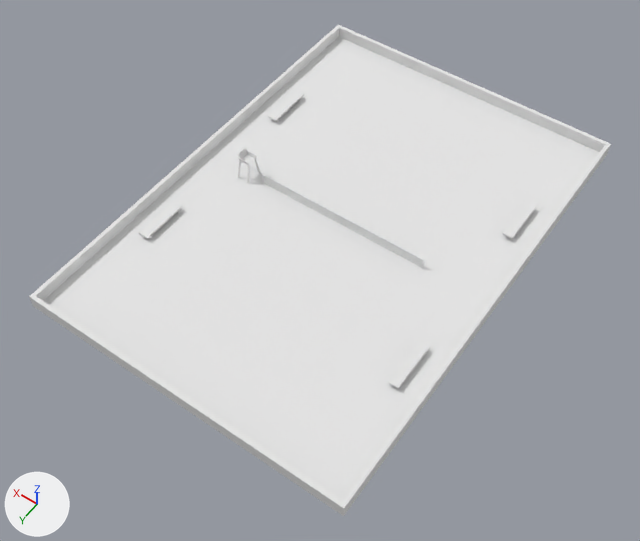
Renders of the OBJ model ProyectoTenis/Models/cancha_tenis.obj from each side of a commit.
One viewpoint serves both versions: a 50 mm lens placed at (-23.4, 35.3, 48.7), pointed at (-0.7, 3.4, -1.3). The axes (+X, +Y, +Z) are drawn at lower left. The lights are the same throughout. The older version comes first. Where no turn or scale is listed for an object, it has been applied to the vertices.

The first picture shows 'cancha_tenis'.
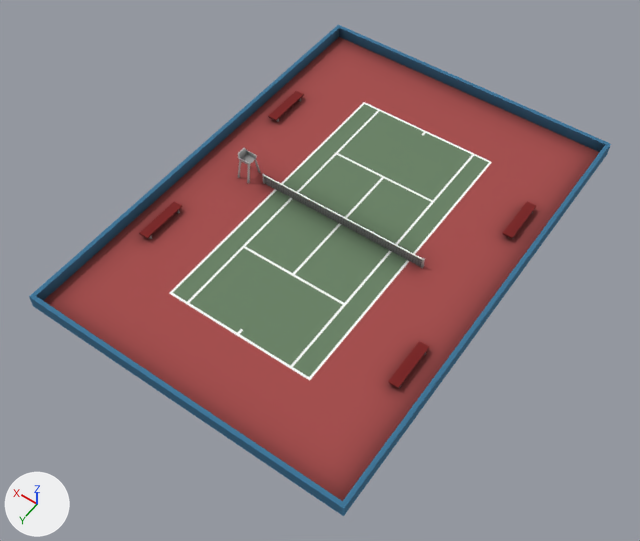
Diff of the bpy script that builds the scene:
```diff
--- a/ProyectoTenis/Models/cancha_tenis.obj.py
+++ b/ProyectoTenis/Models/cancha_tenis.obj.py
@@ img_cancha_tenis_png @@
+img_cancha_tenis_png = load_image('cancha_tenis.png', 'cancha_tenis.png', 2048, 2048, 'sRGB')
@@ mat_tenniscourt_mat @@
+mat_tenniscourt_mat = principled_material('TennisCourt_mat')
+mat_tenniscourt_mat.texture = img_cancha_tenis_png
+mat_tenniscourt_mat.roughness = 1.0
@@ me_cancha_tenis @@
 me_cancha_tenis.from_pydata(...)  # 220 vertices, 175 faces; spans x -12.7..12.7, y -18.0..18.0, z 0.0..2.4
-me_cancha_tenis.materials.append(mat_tenniscourt_tenniscourt_mat)  # white #e7e7e7
+me_cancha_tenis.materials.append(mat_tenniscourt_mat)  # picture img_cancha_tenis_png
```

Location of each change, (x1, y1, x2, y2) in pixels of the pictures (640 x 541 px):
'cancha_tenis', recoloured (white to brown)
    both: (29, 25, 611, 516)
